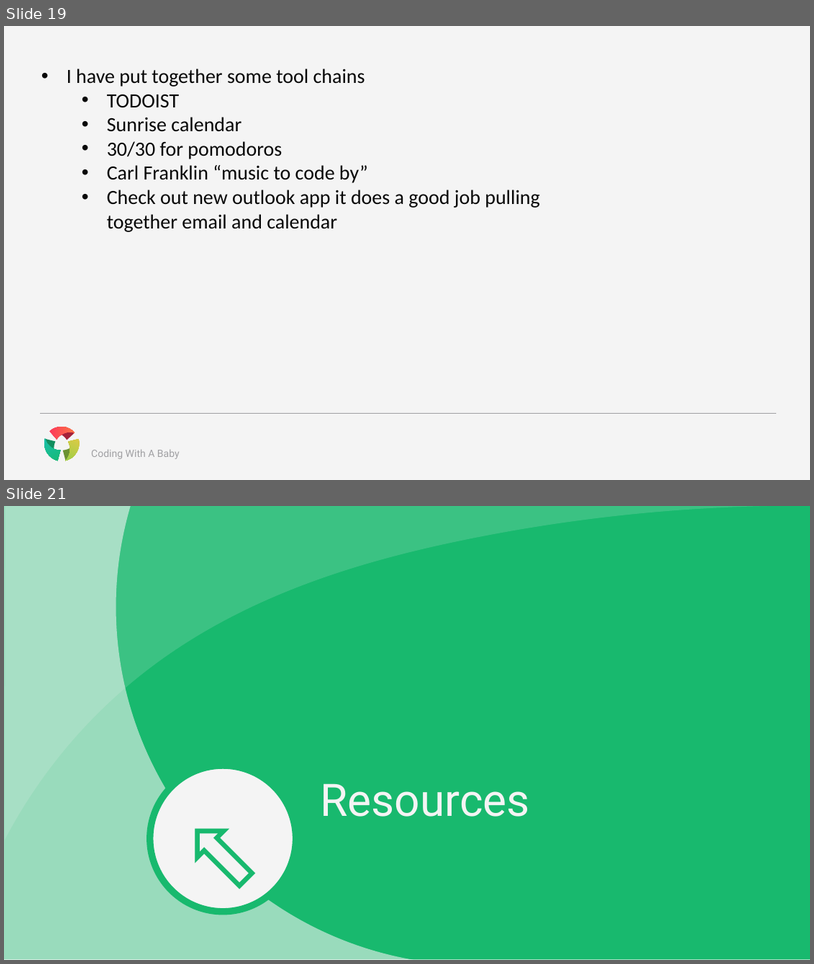
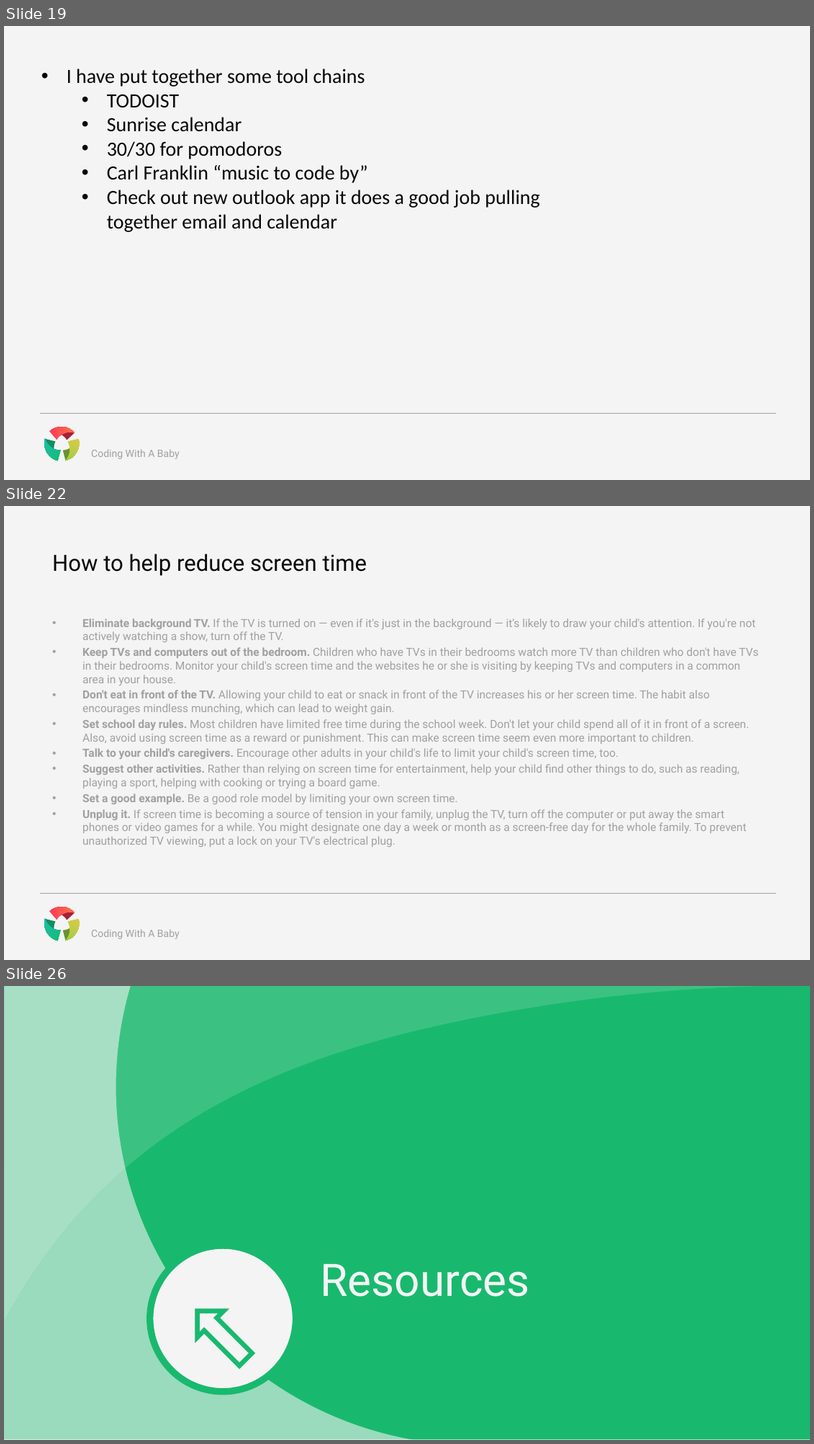
Before and after one commit to CognitiveBurden/CodingWithABaby, a slide deck: CodingWithABaby.pptx. Shown one above the other, each under a label of ours: slides 19 and 21 before the commit, slides 19, 22 and 26 after it; the slides between them are not shown. The pictures are 814x964 and 814x1444 pixels, drawn with LibreOffice and Linux fonts; fonts in the diff are those of the drawing. Boxes give left, top, right and bottom in pixels: in the first picture for what was removed or moved away, otherwise in the second. Text is boxed around its words. In the diff, an @@ line names an element or a change of style, - is before the commit and + after.

```diff
--- a/CodingWithABaby.pptx
+++ b/CodingWithABaby.pptx
@@ slide 22 added at bbox=[4, 506, 810, 960], background #F4F4F4; not listed: 8 template elements that a slide beside it also shows @@
@@ title added at bbox=[52, 554, 368, 576], 20 pt, text #070707 @@
+How to help reduce screen time
@@ text added at bbox=[82, 618, 759, 847], 10 pt, text #A0A0A3 @@
+• Eliminate background TV. If the TV is turned on — even if it's just in the background — it's likely to draw your child's attention. If you're not actively watching a show, turn off the TV.
+• Keep TVs and computers out of the bedroom. Children who have TVs in their bedrooms watch more TV than children who don't have TVs in their bedrooms. Monitor your child's screen time and the websites he or she is visiting by keeping TVs and computers in a common area in your house.
+• Don't eat in front of the TV. Allowing your child to eat or snack in front of the TV increases his or her screen time. The habit also encourages mindless munching, which can lead to weight gain.
+• Set school day rules. Most children have limited free time during the school week. Don't let your child spend all of it in front of a screen. Also, avoid using screen time as a reward or punishment. This can make screen time seem even more important to children.
+• Talk to your child's caregivers. Encourage other adults in your child's life to limit your child's screen time, too.
+• Suggest other activities. Rather than relying on screen time for entertainment, help your child find other things to do, such as reading, playing a sport, helping with cooking or trying a board game.
+• Set a good example. Be a good role model by limiting your own screen time.
+• Unplug it. If screen time is becoming a source of tension in your family, unplug the TV, turn off the computer or put away the smart phones or video games for a while. You might designate one day a week or month as a screen-free day for the whole family. To prevent unauthorized TV viewing, put a lock on your TV's electrical plug.
@@ what was slide 21 is now slide 26 @@
```
Also in this commit, not shown: 1 slide changed, 4 other slides added.
